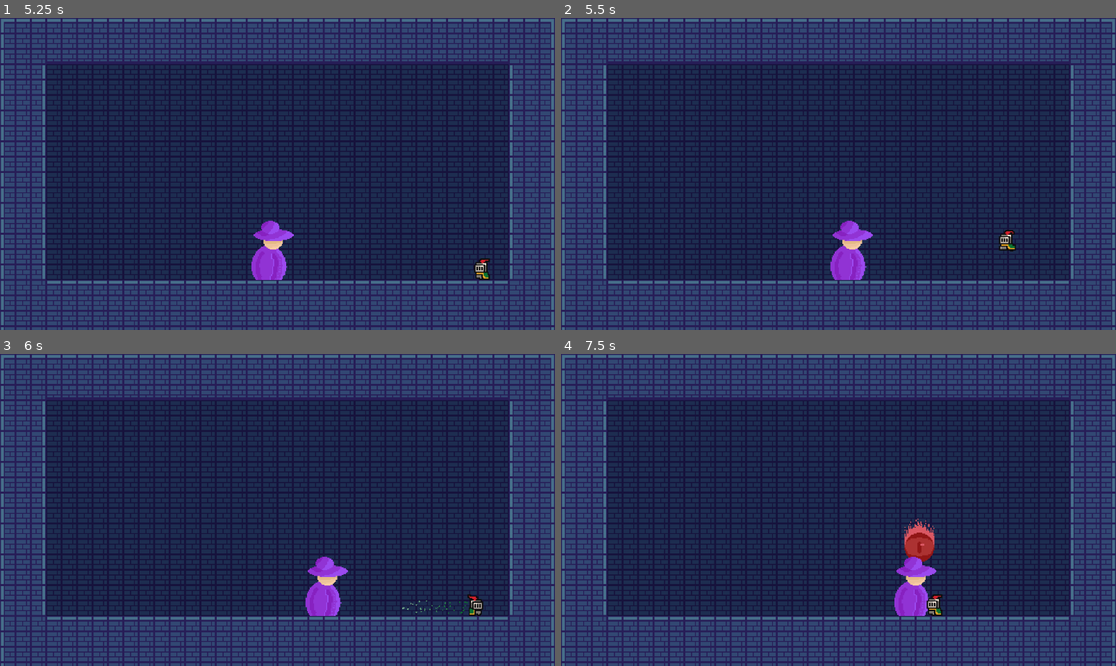
Above: before the commit, frames 1-4 (two rows, left to right).
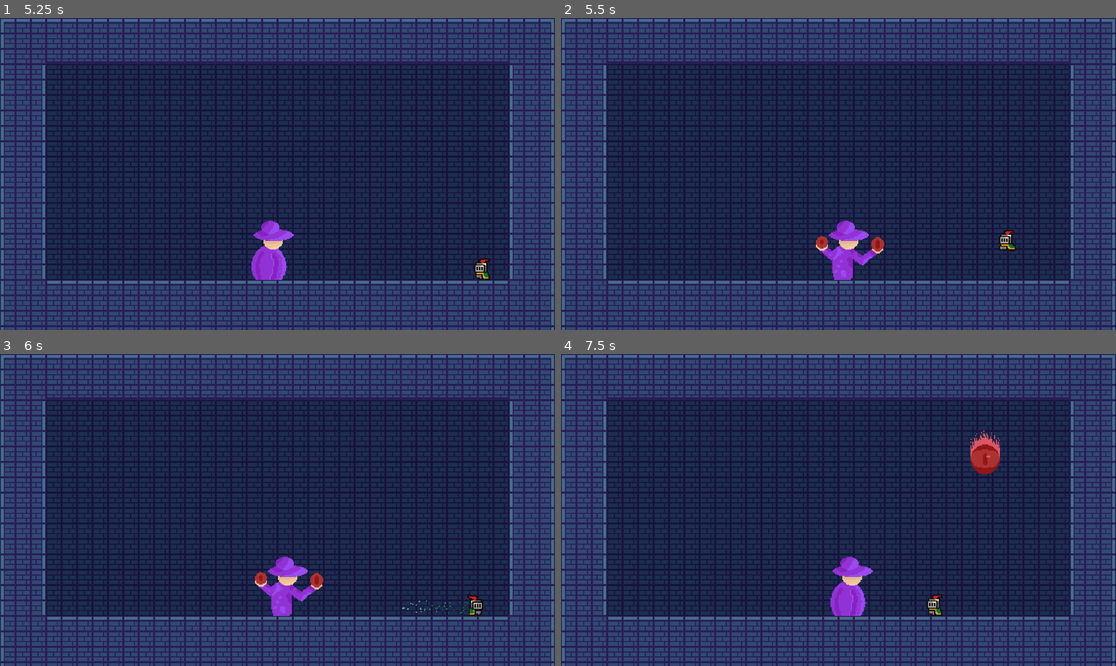
Above: after the commit, the same moments.

Repository: PjotrNik/shefjam
Game: Godot game, scene res://scenes/start_page.tscn
The game is run twice, just before and just after one commit, with the same random seed, the same clock (stepped at 60 frames per second) and the same inputs.
Inputs:
- Up to frame 1 (5.25 s): click "Start" at 0.5 s; hold D (move_right) 1.28-2.78 s; tap Space (dash) at 1.35, 3.6 s; tap W (jump) at 1.52, 2.27, 3.77, 4.52 s; tap S (melee_attack) at 2.1, 4.35 s; hold A (move_left) 2.78-3.53 s; tap Shift (ranged_attack) at 2.85, 5.1 s; hold D (move_right) 3.53-5.03 s; hold A (move_left) from 5.03 s (still down)
- Up to frame 2 (5.5 s): keep holding A (move_left); tap W (jump) at 5.27 s
- Up to frame 3 (6 s): release A (move_left) at 5.78 s; hold D (move_right) from 5.78 s (still down); tap Space (dash) at 5.85 s
- Up to frame 4 (7.5 s): release D (move_right) at 6.53 s; hold A (move_left) from 6.53 s (still down); tap S (melee_attack) at 6.6 s; tap W (jump) at 6.77 s; tap Shift (ranged_attack) at 7.35 s

Frame 1 is identical in both runs. In frame 2, 0.7% of the frame differs, in the area x 45-59%, y 64-84%; in frame 3, 2.0%; in frame 4, 3.0%, in the area x 48-80%, y 24-84%.

Commit message:
boss has animation for using lob, lobs more often

Diff:
--- a/boss.tscn
+++ b/boss.tscn
@@ -6,6 +6,7 @@
 [ext_resource type="Texture2D" uid="uid://62jh3mdmk6fb" path="res://Sprites/wizard_attack.png" id="2_etj48"]
 [ext_resource type="Script" uid="uid://jw8k7lkr0c3t" path="res://scripts/State_machine.gd" id="2_skx2t"]
 [ext_resource type="Texture2D" uid="uid://dwlt12oo86wnm" path="res://Sprites/wizard_windup.png" id="3_ry61v"]
+[ext_resource type="Texture2D" uid="uid://g362c47svx1b" path="res://Sprites/wizard_eye.png" id="5_1s1j2"]
 [ext_resource type="Texture2D" uid="uid://bqjn4m3myd63t" path="res://Sprites/wizard_shock.png" id="5_h3lj5"]
 [ext_resource type="Script" uid="uid://cojanes0leprk" path="res://scripts/Boss_Slash.gd" id="5_o1i15"]
 [ext_resource type="Script" path="res://scripts/boss_jump.gd" id="6_we8h1"]
@@ -45,6 +46,14 @@
 }, {
 "frames": [{
 "duration": 1.0,
+"texture": ExtResource("5_1s1j2")
+}],
+"loop": true,
+"name": &"windup_lob",
+"speed": 5.0
+}, {
+"frames": [{
+"duration": 1.0,
 "texture": ExtResource("5_h3lj5")
 }],
 "loop": true,
@@ -69,7 +78,7 @@
 position = Vector2(0, -0.187506)
 scale = Vector2(2.25, 2.02148)
 sprite_frames = SubResource("SpriteFrames_skx2t")
-animation = &"windup_shock"
+animation = &"windup_lob"
 metadata/_edit_lock_ = true
 
 [node name="State_Machine" type="Node" parent="." node_paths=PackedStringArray("initial_state")]
--- a/scenes/shockwave.tscn
+++ b/scenes/shockwave.tscn
@@ -85,7 +85,7 @@
 scale = Vector2(1.64844, 1.62227)
 sprite_frames = SubResource("SpriteFrames_32lff")
 autoplay = "default"
-frame_progress = 0.279394
+frame_progress = 0.0393479
 
 [node name="Timer" type="Timer" parent="."]
 
--- a/scripts/Boss_Lob.gd
+++ b/scripts/Boss_Lob.gd
@@ -7,6 +7,7 @@
 
 func Enter():
 	$windup.start()
+	$"../../AnimatedSprite2D".play("windup_lob")
 
 func Update(_delta: float):
 	pass
@@ -22,6 +23,7 @@
 	instance.set_target(player.global_position)
 	$"../..".add_child.call_deferred(instance)
 	print ("lob attack")
+	$"../../AnimatedSprite2D".play("attack_slash")
 	$delay.start()
 
 #after lob
--- a/scripts/Boss_Walk.gd
+++ b/scripts/Boss_Walk.gd
@@ -15,7 +15,7 @@
 	$"../..".current_speed = SPEED
 	#Decide when to lob
 	rng = RandomNumberGenerator.new()
-	var time = rng.randf_range(1.5, 3)
+	var time = rng.randf_range(0.75, 2)
 	$lob_timer.start(time)
 
 	#get player location
Binary file added: Sprites/wizard_eye.png
Not shown, added: Sprites/wizard_eye.png.import
Not shown: 1 places in boss.tscn that only renumber resources
